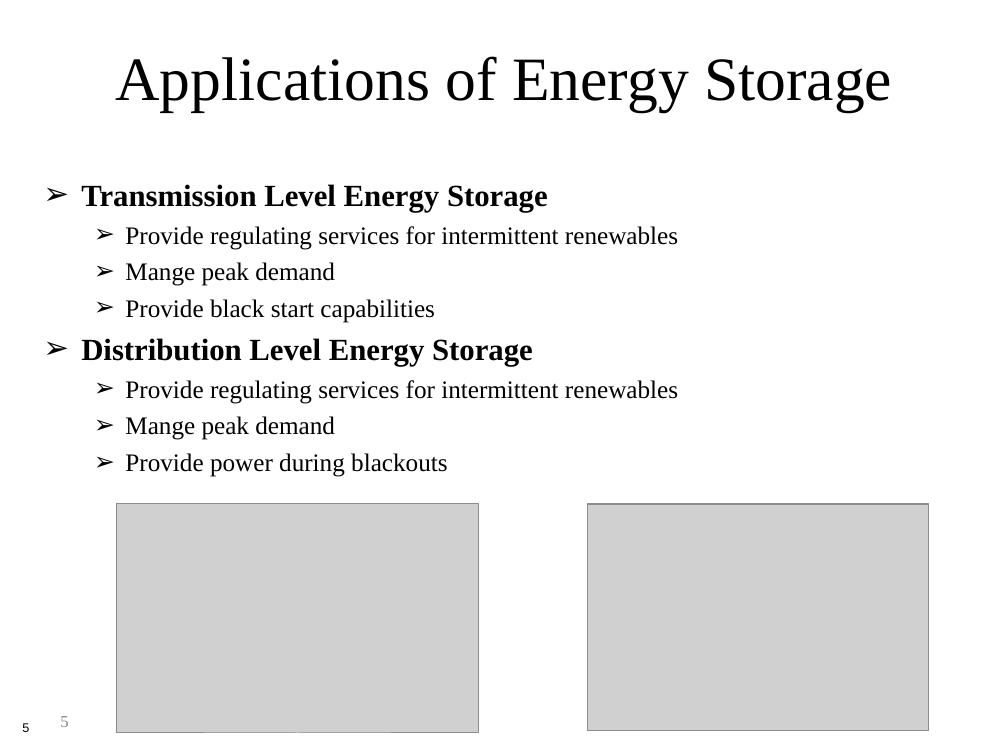
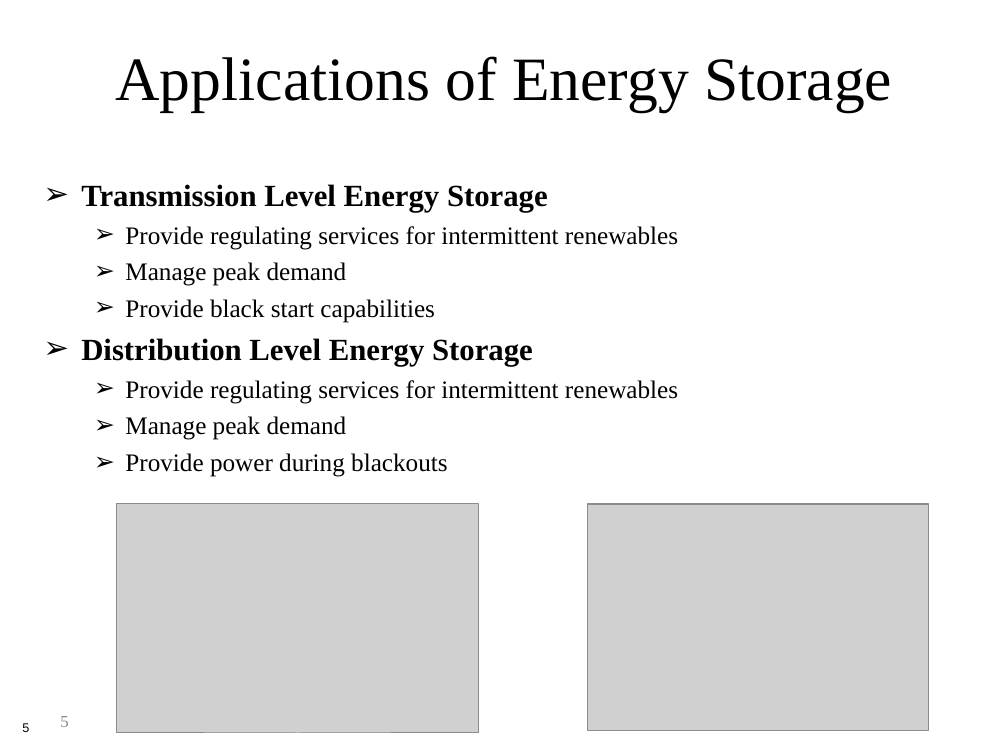
Before and after one commit to gridlab-d/course, a slide deck: slide 5 of Distribution_Analysis_Course/4.0 - Energy_Storage_and_PHEVs.ppt. Drawn at 1008x756 pixels with LibreOffice and Linux fonts; fonts in the diff are those of the drawing; grey boxes stand for pictures. Boxes give left, top, right and bottom in pixels: in the first picture for what was removed or moved away, otherwise in the second. Text is boxed around its words. In the diff, an @@ line names an element or a change of style, - is before the commit and + after.

Commit message:
Couple of typos.

```diff
--- a/Distribution_Analysis_Course/4.0 - Energy_Storage_and_PHEVs.ppt
+++ b/Distribution_Analysis_Course/4.0 - Energy_Storage_and_PHEVs.ppt
@@ text at box(125, 262, 347, 286): text changed @@
-  ➢ Mange peak demand
+  ➢ Manage peak demand
@@ text at box(125, 416, 347, 440): text changed @@
-  ➢ Mange peak demand
+  ➢ Manage peak demand
```
Also in this commit, not shown: 2 other slides changed.
